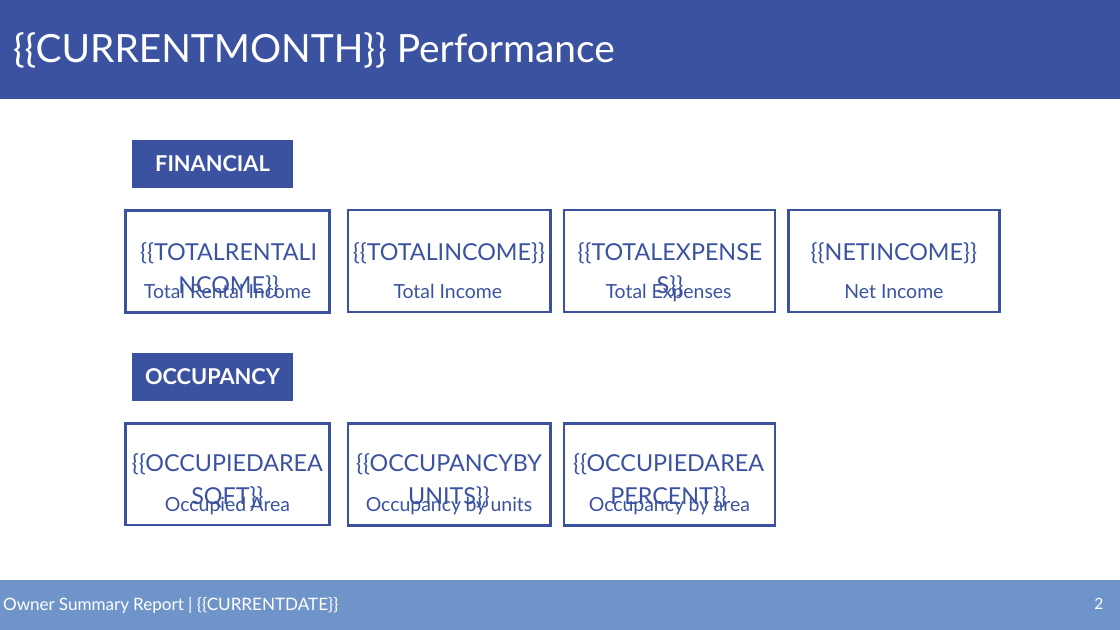
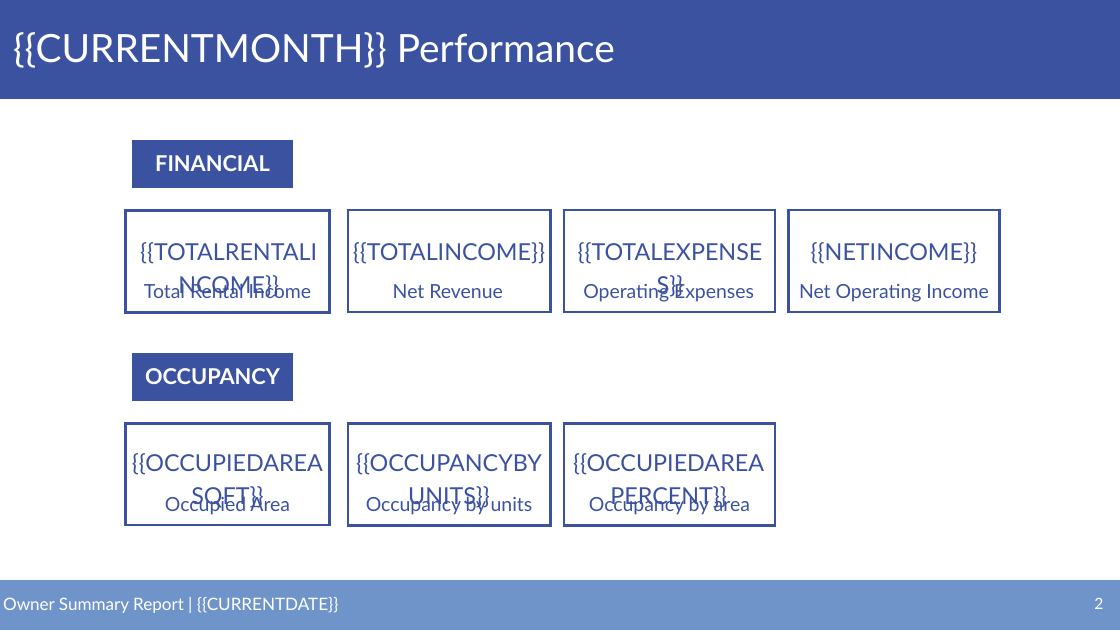
Before and after one commit to alexandermburke/ProformaBuilder, a slide deck: slide 2 of storeinsight/public/OWNERTEMPLATE.pptx. Drawn at 1120x630 pixels with LibreOffice and Linux fonts; fonts in the diff are those of the drawing; background and template pictures are left out. Boxes give left, top, right and bottom in pixels: in the first picture for what was removed or moved away, otherwise in the second. Text is boxed around its words. In the diff, an @@ line names an element or a change of style, - is before the commit and + after.

```diff
--- a/storeinsight/public/OWNERTEMPLATE.pptx
+++ b/storeinsight/public/OWNERTEMPLATE.pptx
@@ text at box(393, 284, 503, 298): text changed @@
-Total Income
+Net Revenue
@@ text at box(583, 281, 669, 302): text changed @@
-Total Expenses
+Operating Expenses
@@ text at box(799, 284, 988, 302): text changed @@
-Net Income
+Net Operating Income
```
Also in this commit, not shown: 2 other slides changed, 22 other files.
